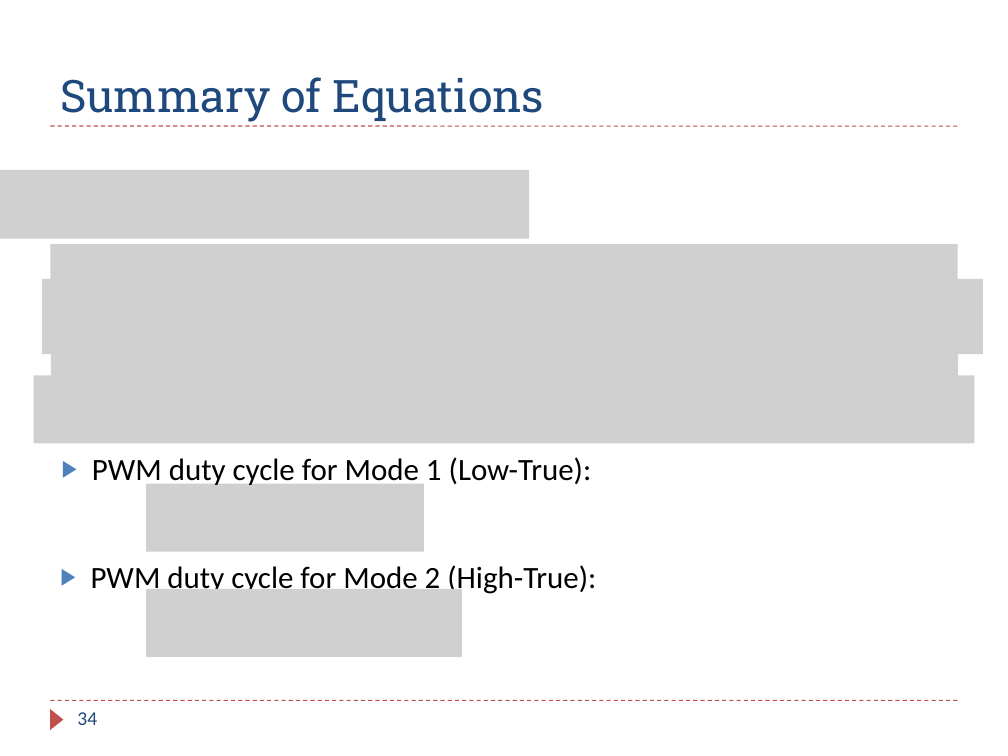
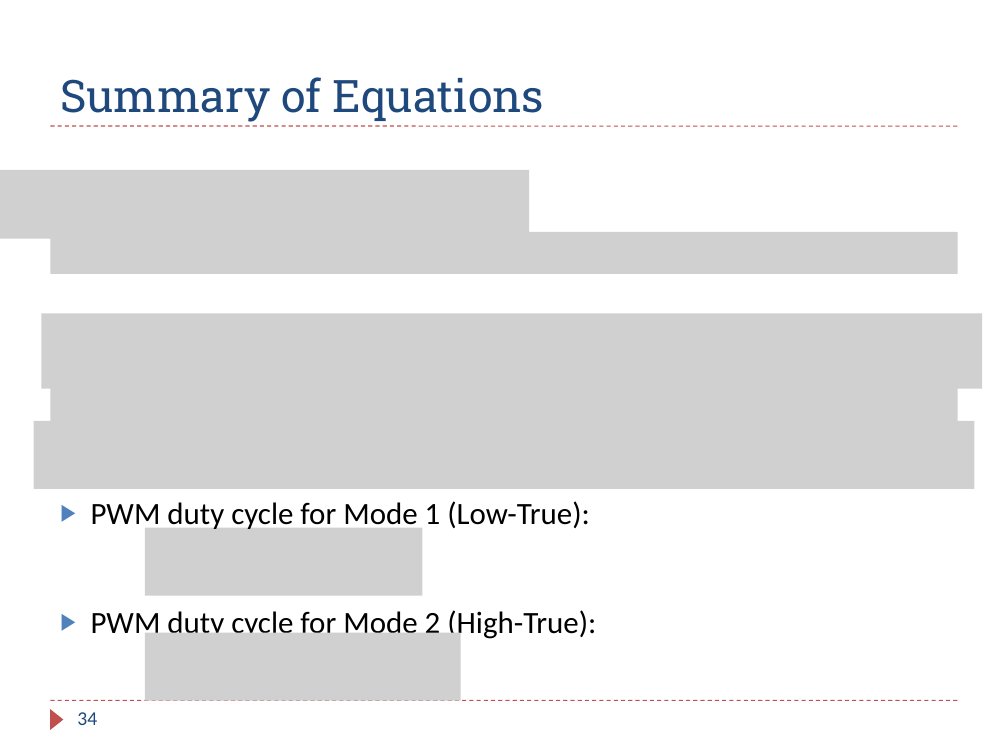
Before and after one commit to guhofstra/CSC111Fa25, a slide deck: slide 34 of PPTs/Ch11_Timer_PWM.pptx. Drawn at 1008x756 pixels with LibreOffice and Linux fonts; fonts in the diff are those of the drawing; grey boxes stand for pictures. Boxes give left, top, right and bottom in pixels: in the first picture for what was removed or moved away, otherwise in the second. Text is boxed around its words. In the diff, an @@ line names an element or a change of style, - is before the commit and + after.

```diff
--- a/PPTs/Ch11_Timer_PWM.pptx
+++ b/PPTs/Ch11_Timer_PWM.pptx
@@ picture: place and size @@
-picture at (50,244,958,286)
+picture at (50,232,958,274)
@@ picture: place and size @@
-picture at (42,279,983,355)
+picture at (41,313,982,389)
@@ picture removed at (51,345,959,387) @@
@@ picture: place and size @@
-picture at (33,375,974,443)
+picture at (50,379,958,421)
@@ picture added at (33,421,974,489) @@
@@ 2 texts, 2 pictures: place and size @@
-2 texts, 2 pictures at (91,457,596,657)
+2 texts, 2 pictures at (91,501,596,702)
```
Also in this commit, not shown: 1 other slide changed, 14 other files.
